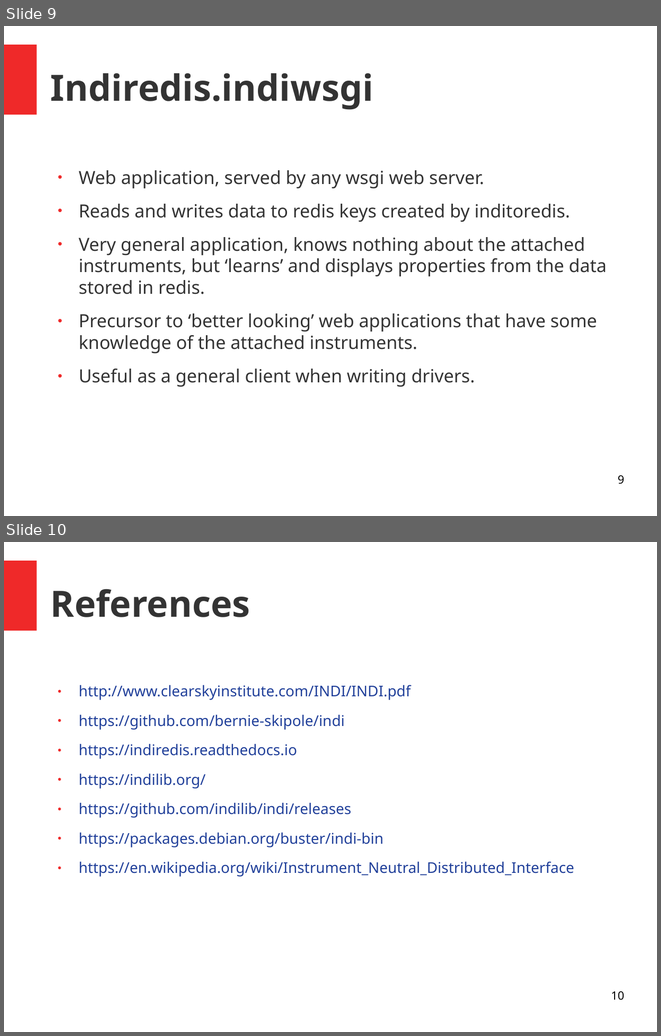
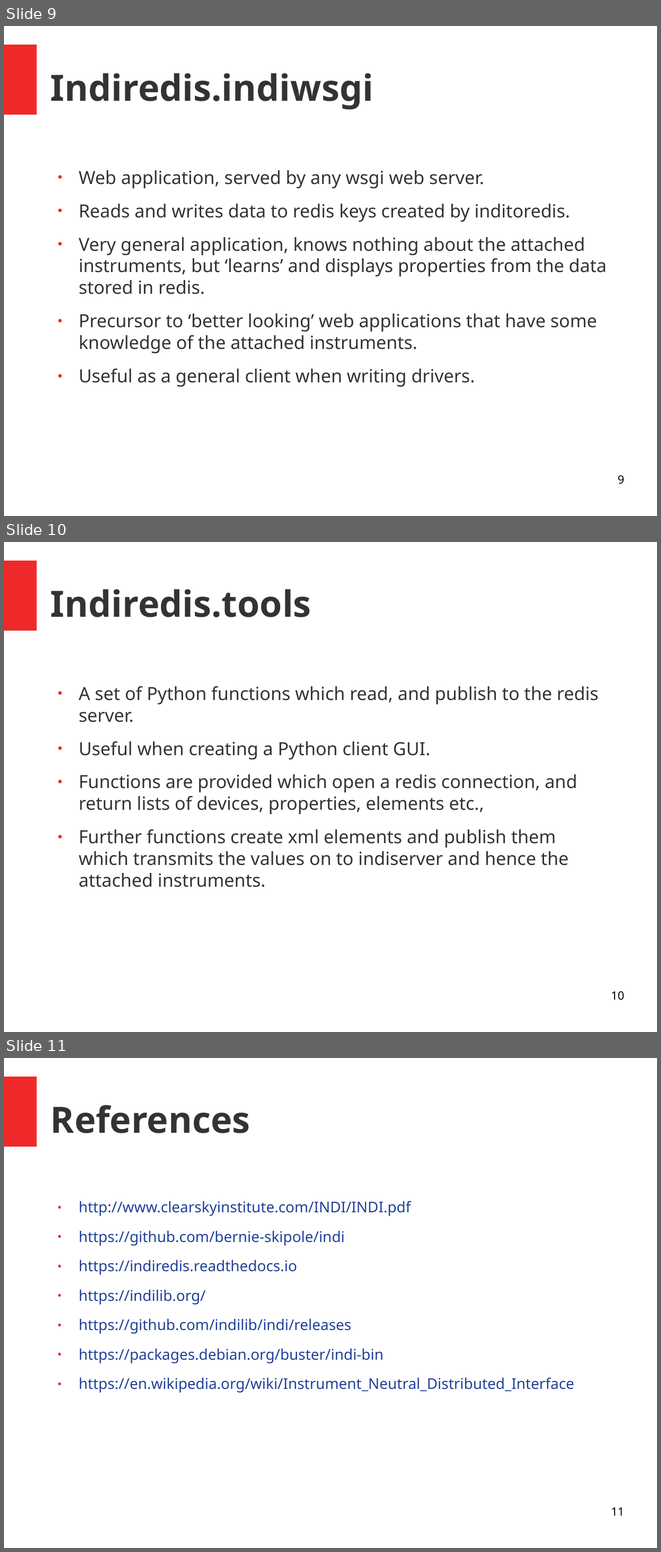
Before and after one commit to bernie-skipole/indi, a slide deck: indislides.odp. Shown one above the other, each under a label of ours: slides 9 and 10 before the commit, slides 9, 10 and 11 after it. The pictures are 661x1036 and 661x1552 pixels, drawn with LibreOffice and Linux fonts; fonts in the diff are those of the drawing. Boxes give left, top, right and bottom in pixels: in the first picture for what was removed or moved away, otherwise in the second. Text is boxed around its words. In the diff, an @@ line names an element or a change of style, - is before the commit and + after.

Commit message:
Further documentation

```diff
--- a/indislides.odp
+++ b/indislides.odp
@@ slide 10 added at <box>4,542,657,1032</box>, background #FFFFFF; not listed: 1 template element that a slide beside it also shows @@
@@ title added at <box>51,589,311,617</box>, 44 pt, text #333333, bold @@
+Indiredis.tools
@@ text added at <box>79,686,599,887</box>, 22 pt, text #333333 @@
+● A set of Python functions which read, and publish to the redis server.
+● Useful when creating a Python client GUI.
+● Functions are provided which open a redis connection, and return lists of devices, properties, elements etc.,
+● Further functions create xml elements and publish them which transmits the values on to indiserver and hence the attached instruments.
@@ page number added at <box>611,991,624,1000</box>, 14 pt, text #000000 @@
+10
@@ what was slide 10 is now slide 11 @@
@@ page number at <box>611,1507,624,1515</box>: text changed @@
-10
+11
```
Also in this commit, not shown: 1 slide changed.
